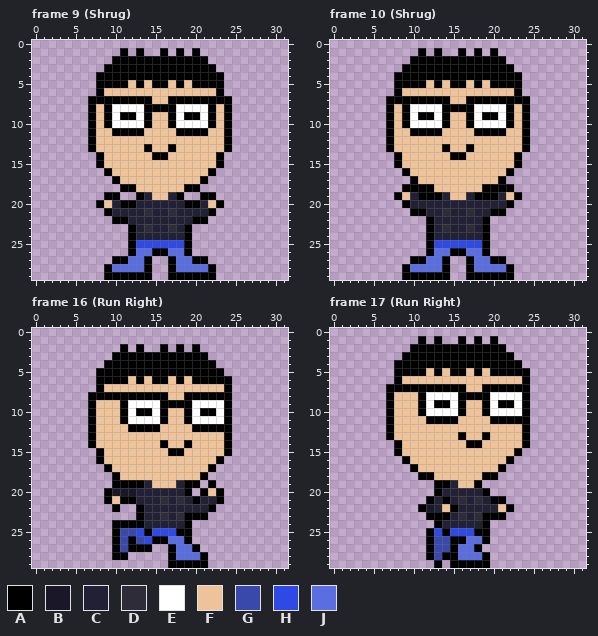
One commit to this pixel-art file: 2D Platformer/Assets/Sprites/Characters/mike.aseprite. Above, as it was before the edit.
32x30 pixels, 49 frames. Shown: frame 9 (Shrug), frame 10 (Shrug), frame 16 (Run Right), frame 17 (Run Right). The commit also changed other frames, which this record leaves out.
Palette (. is transparent): A #000000  B #1a1828  C #222034  D #2e2c39  E #ffffff  F #eec39a  G #3949ab  H #2f49e5  J #5b6ee1
After:
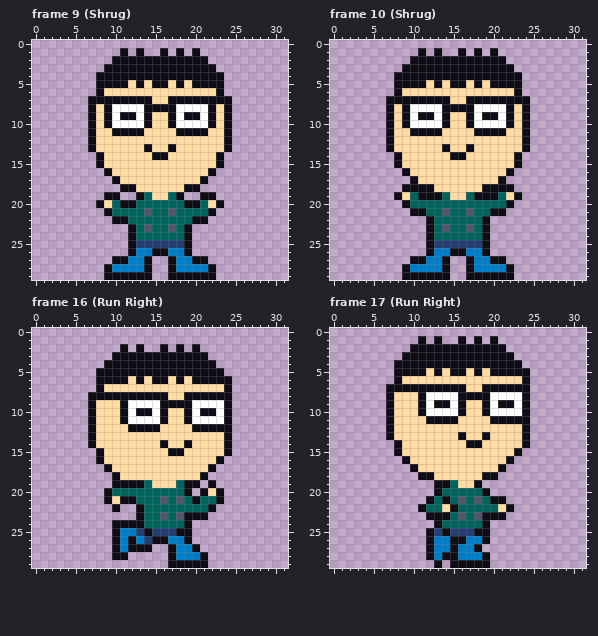
The edit:
colour A: #000000 -> #0f0e17
colour C: #222034 -> #00635c
colour D: #2e2c39 -> #50576b
colour F: #eec39a -> #ffdaa2
colour H: #2f49e5 -> #243f72
colour J: #5b6ee1 -> #007dc7
Frame 16 (Run Right):
y 20: x 10..12 BBB -> CCC
y 25: x 11..12 GG -> JJ
y 26: x 11 G -> J; x 13 G -> J
y 27: x 11 G -> J
Frame 17 (Run Right):
y 22: x 12 B -> C
y 26..27: x 13..14 GG -> JJ
y 28: x 13 G -> J
